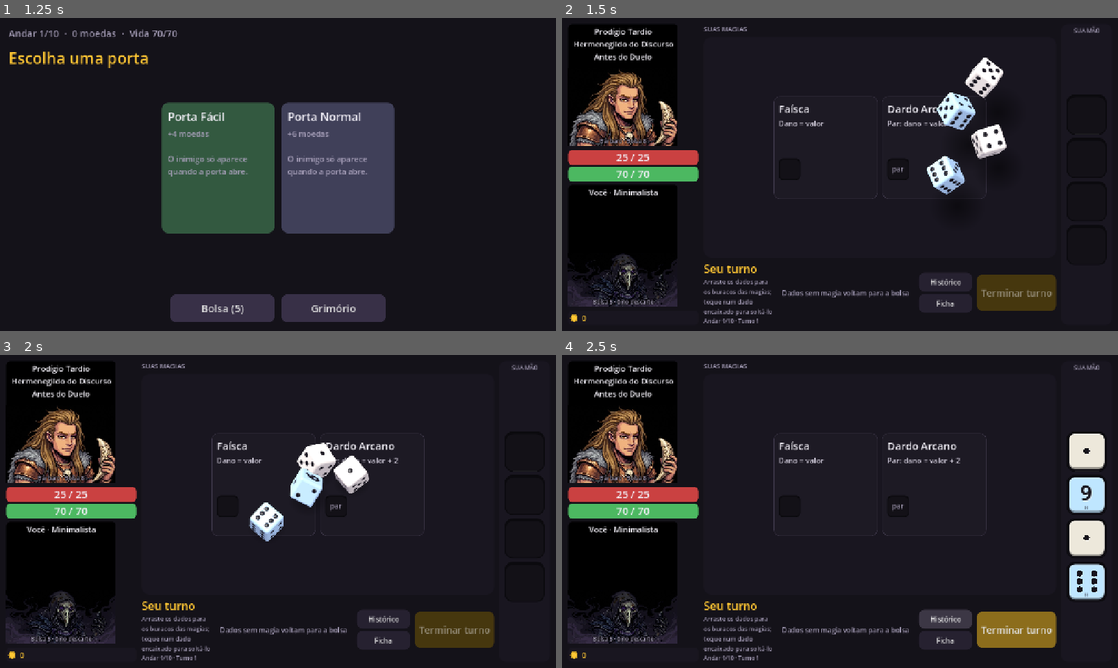
Above: before the commit, frames 1-4 (two rows, left to right).
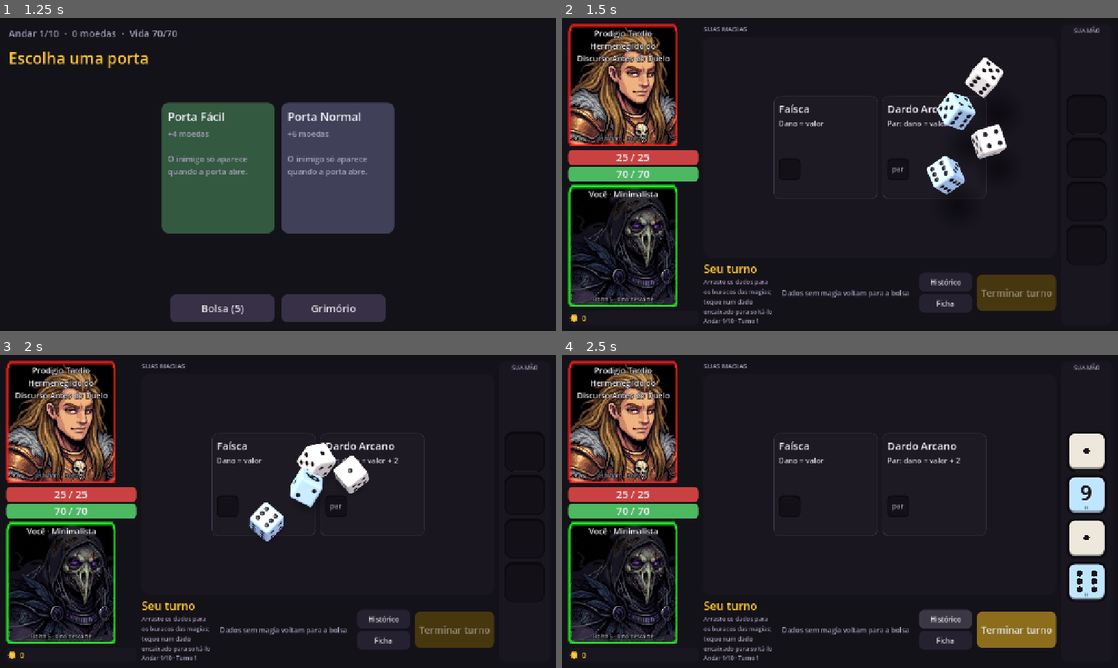
Above: after the commit, the same moments.

Repository: luizfsantos-alt/DICEMAXXXING
Game: Godot game, scene res://ui/main.tscn
Two runs of this game, one before a commit and one after it. Both use one fixed random seed, a clock stepped at 60 frames per second and the inputs below.
Inputs (mouse positions are in pixels of both pictures, inside the frame that each line leads up to):
- Up to frame 1 (1.25 s): click (116, 237) at 0.52 s
- Up to frame 2 (1.5 s): click (778, 168) at 1.27 s
- Up to frame 3 (2 s): no input
- Up to frame 4 (2.5 s): click "Histórico" at 2 s

Frame 1 is identical in both runs. In frame 2, 10% of the frame differs, in the area x 1-21%, y 1-93%; in frame 3, 10%; in frame 4, 10%.

Commit message:
Retrato preenchendo a foto dentro de moldura e números em fonte grossa
- A arte cobre toda a foto e é recortada na área de dentro da moldura (cantos
  chanfrados incluídos): nada do personagem aparece fora dela.
- Moldura fina sobreposta, vermelha para o inimigo e verde para você; arte e
  moldura tremem juntas no dano, e o brilho do efeito fica dentro da moldura.
- Números de dano, cura e efeitos na fonte Bungee (SIL OFL) com contorno preto
  grosso; ficam um pouco mais na tela e podem passar da foto.
- Teste: moldura e fonte existem.

Co-Authored-By: Claude Opus 5.5 <noreply@anthropic.com>
Claude-Session: https://claude.ai/code/session_01WYKQWyDmXhyE3YrvL4SgC7

Diff:
--- a/tests/test_ui_smoke.gd
+++ b/tests/test_ui_smoke.gd
@@ -535,3 +535,9 @@
 		assert_eq(Portrait.art_path(f), path, "mesma foto na próxima vez")
 		assert_true(ResourceLoader.exists(path), "arte existe: " + path)
 		assert_eq(Fighter.from_dict(f.to_dict()).portrait, f.portrait, "variação salva")
+
+
+func test_moldura_e_fonte_dos_numeros_existem():
+	for p in Portrait.FRAMES.values():
+		assert_true(ResourceLoader.exists(Portrait.ART_DIR + p), "moldura: " + p)
+	assert_true(ResourceLoader.exists("res://assets/fonts/Bungee-Regular.ttf"), "fonte dos números")
--- a/ui/duel_screen.gd
+++ b/ui/duel_screen.gd
@@ -36,6 +36,9 @@
 	"heal": Color(0.35, 0.95, 0.45), "dmg": Color(1.0, 0.25, 0.22), "fx": Color(0.35, 0.65, 1.0),
 }
 const BOLT_TIME := 0.34
+## Fonte grossa dos números sobre as fotos (Bungee, SIL OFL: assets/fonts/Bungee-OFL.txt).
+## O texto pode passar da foto; só a arte do personagem fica presa na moldura.
+var fx_font: Font = load("res://assets/fonts/Bungee-Regular.ttf") if ResourceLoader.exists("res://assets/fonts/Bungee-Regular.ttf") else null
 
 var run: RunState
 var duel: Duel
@@ -206,13 +209,13 @@
 	l.add_theme_color_override("font_outline_color", Color(0, 0, 0, 0.9))
 	l.horizontal_alignment = HORIZONTAL_ALIGNMENT_CENTER
 	l.set_anchors_preset(Control.PRESET_TOP_WIDE if head else Control.PRESET_BOTTOM_WIDE)
-	l.offset_left = 6
-	l.offset_right = -6
+	l.offset_left = 12
+	l.offset_right = -12
 	if head:
-		l.offset_top = 4
+		l.offset_top = 8
 	else:
 		l.grow_vertical = Control.GROW_DIRECTION_BEGIN
-		l.offset_bottom = -4
+		l.offset_bottom = -10
 	photo.add_child(l)
 	return l
 
@@ -1108,10 +1111,12 @@
 	for c in fx_layer.get_children():
 		if c is Label and c.get_meta("fx_side", "") == s and not c.is_queued_for_deletion():
 			stack += 1
-	var l := Kit.label(text, 34, col)
+	var l := Kit.label(text, 30, col)
 	l.set_meta("fx_side", s)
-	l.add_theme_constant_override("outline_size", 8)
-	l.add_theme_color_override("font_outline_color", Color(0, 0, 0, 0.85))
+	if fx_font:
+		l.add_theme_font_override("font", fx_font)
+	l.add_theme_constant_override("outline_size", 12)
+	l.add_theme_color_override("font_outline_color", Color.BLACK)
 	l.horizontal_alignment = HORIZONTAL_ALIGNMENT_CENTER
 	l.mouse_filter = Control.MOUSE_FILTER_IGNORE
 	l.size = Vector2(260, 44)
@@ -1121,8 +1126,8 @@
 	fx_layer.add_child(l)
 	var tw := l.create_tween()
 	tw.tween_property(l, "scale", Vector2.ONE, 0.16).set_trans(Tween.TRANS_BACK).set_ease(Tween.EASE_OUT)
-	tw.tween_property(l, "position:y", l.position.y - 46, 0.85)
-	tw.parallel().tween_property(l, "modulate:a", 0.0, 0.85).set_delay(0.25)
+	tw.tween_property(l, "position:y", l.position.y - 46, 1.1)
+	tw.parallel().tween_property(l, "modulate:a", 0.0, 0.6).set_delay(0.5)
 	tw.tween_callback(l.queue_free)
 
 
--- a/ui/portrait.gd
+++ b/ui/portrait.gd
@@ -3,7 +3,8 @@
 ## Espaço do personagem. Cada arquétipo com arte tem 3 variações em assets/portraits/
 ## (<arquétipo>_1..3.png); quem ainda não tem arte usa as 3 provisórias (generic_1..3.png).
 ## A variação é sorteada uma vez e guardada no lutador (Fighter.portrait), então não muda
-## no meio da run. Sem a arte, desenha uma silhueta na cor do arquétipo.
+## no meio da run. A arte preenche a foto inteira e só aparece dentro da moldura
+## (vermelha para o inimigo, verde para você). Sem a arte, desenha uma silhueta na cor do arquétipo.
 ## Também faz o retorno visual quando um efeito chega (tremida e brilho colorido).
 
 const COLORS := {
@@ -15,10 +16,17 @@
 const WITH_ART := ["sorcerer", "vampire", "barbarian"] ## O resto usa "generic".
 const VARIATIONS := 3
 const BG := Color(0.0, 0.0, 0.0) ## Igual ao fundo da arte, para emendar.
+const FRAMES := {true: "frame_player.png", false: "frame_enemy.png"}
+## Bordas da moldura que não esticam (esq., cima, dir., baixo), em pixels da textura.
+const FRAME_MARGINS := [10, 6, 10, 32]
+const INSET := 3.0 ## A arte começa no meio da borda da moldura (nada passa para fora).
+const CHAMFER := 6.0 ## Cantos chanfrados da moldura.
+const FACE_X := 0.45 ## Ponto da arte (fração da largura) que fica no centro da foto.
 
 var archetype := "sorcerer"
 var back := false ## Jogador de costas.
 var art: Texture2D
+var frame: StyleBoxTexture
 var _shake := 0.0 ## Tremida restante (segundos).
 var _glow := Color(0, 0, 0, 0) ## Brilho do último efeito (some sozinho).
 
@@ -41,6 +49,14 @@
 	var path := art_path(f)
 	if ResourceLoader.exists(path):
 		art = load(path)
+	var fpath: String = ART_DIR + FRAMES[is_back]
+	if ResourceLoader.exists(fpath):
+		frame = StyleBoxTexture.new()
+		frame.texture = load(fpath)
+		frame.texture_margin_left = FRAME_MARGINS[0]
+		frame.texture_margin_top = FRAME_MARGINS[1]
+		frame.texture_margin_right = FRAME_MARGINS[2]
+		frame.texture_margin_bottom = FRAME_MARGINS[3]
 	set_process(false)
 	return self
 
@@ -69,29 +85,62 @@
 
 func _draw() -> void:
 	var r := Rect2(Vector2.ZERO, size)
-	draw_style_box(Kit.box(BG if art else Color(0.09, 0.08, 0.11), 10, 0), r)
 	var off := Vector2.ZERO
 	if _shake > 0.0:
 		var k := _shake / 0.28
 		off = Vector2(sin(_shake * 90.0) * 7.0 * k, cos(_shake * 70.0) * 3.0 * k)
-	if art:
-		_draw_art(off)
-	else:
+	if not art:
+		draw_style_box(Kit.box(Color(0.09, 0.08, 0.11), 10, 0), r)
 		_draw_silhouette(off)
+		if _glow.a > 0.0:
+			var sb := Kit.box(Color(_glow.r, _glow.g, _glow.b, _glow.a * 0.35), 10, 0)
+			sb.set_border_width_all(3)
+			sb.border_color = _glow
+			draw_style_box(sb, r)
+		return
+	# Com arte: tudo treme junto (arte e moldura).
+	draw_set_transform(off)
+	var clip := _clip_polygon()
+	draw_colored_polygon(clip, BG)
+	_draw_art(clip)
 	if _glow.a > 0.0:
-		var sb := Kit.box(Color(_glow.r, _glow.g, _glow.b, _glow.a * 0.35), 10, 0)
-		sb.set_border_width_all(3)
-		sb.border_color = _glow
-		draw_style_box(sb, r)
+		draw_colored_polygon(clip, Color(_glow.r, _glow.g, _glow.b, _glow.a * 0.35))
+	if frame:
+		draw_style_box(frame, r)
+	if _glow.a > 0.0:
+		var ring := clip.duplicate()
+		ring.append(clip[0])
+		draw_polyline(ring, _glow, 3.0)
+	draw_set_transform(Vector2.ZERO)
 
 
-## A arte inteira cabe na foto (sem cortar o personagem), centrada e apoiada no chão.
-func _draw_art(off: Vector2) -> void:
+## Área de dentro da moldura (retângulo com cantos chanfrados).
+func _clip_polygon() -> PackedVector2Array:
+	var a := INSET
+	var b := INSET
+	var c := size.x - INSET
+	var d := size.y - INSET
+	var k := CHAMFER
+	return PackedVector2Array([
+		Vector2(a + k, b), Vector2(c - k, b), Vector2(c, b + k), Vector2(c, d - k),
+		Vector2(c - k, d), Vector2(a + k, d), Vector2(a, d - k), Vector2(a, b + k),
+	])
+
+
+## A arte cobre toda a área da moldura (o que sobra dos lados fica cortado), apoiada
+## embaixo e com o rosto perto do centro; só a parte dentro de "clip" é desenhada.
+func _draw_art(clip: PackedVector2Array) -> void:
+	var area := Rect2(Vector2(INSET, INSET), size - Vector2(INSET, INSET) * 2.0)
 	var ts := art.get_size()
-	var s := minf(size.x / ts.x, size.y / ts.y)
+	var s := maxf(area.size.x / ts.x, area.size.y / ts.y)
 	var d := ts * s
-	var pos := Vector2((size.x - d.x) * 0.5, size.y - d.y) + off
-	draw_texture_rect(art, Rect2(pos, d), false)
+	var x := area.position.x + area.size.x * 0.5 - d.x * FACE_X
+	x = clampf(x, area.end.x - d.x, area.position.x)
+	var pos := Vector2(x, area.end.y - d.y)
+	var uvs := PackedVector2Array()
+	for p in clip:
+		uvs.append((p - pos) / d)
+	draw_colored_polygon(clip, Color.WHITE, uvs, art)
 
 
 func _draw_silhouette(off: Vector2) -> void:
Not shown, added: assets/fonts/Bungee-OFL.txt
Binary file added: assets/fonts/Bungee-Regular.ttf
Binary file added: assets/portraits/frame_enemy.png
Not shown, added: assets/portraits/frame_enemy.png.import
Binary file added: assets/portraits/frame_player.png
Not shown, added: assets/portraits/frame_player.png.import
